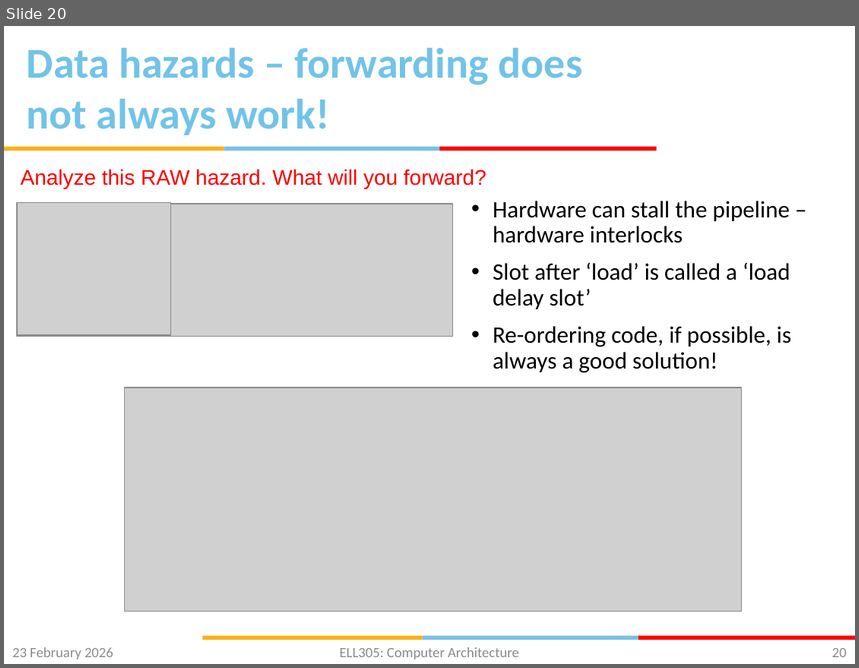
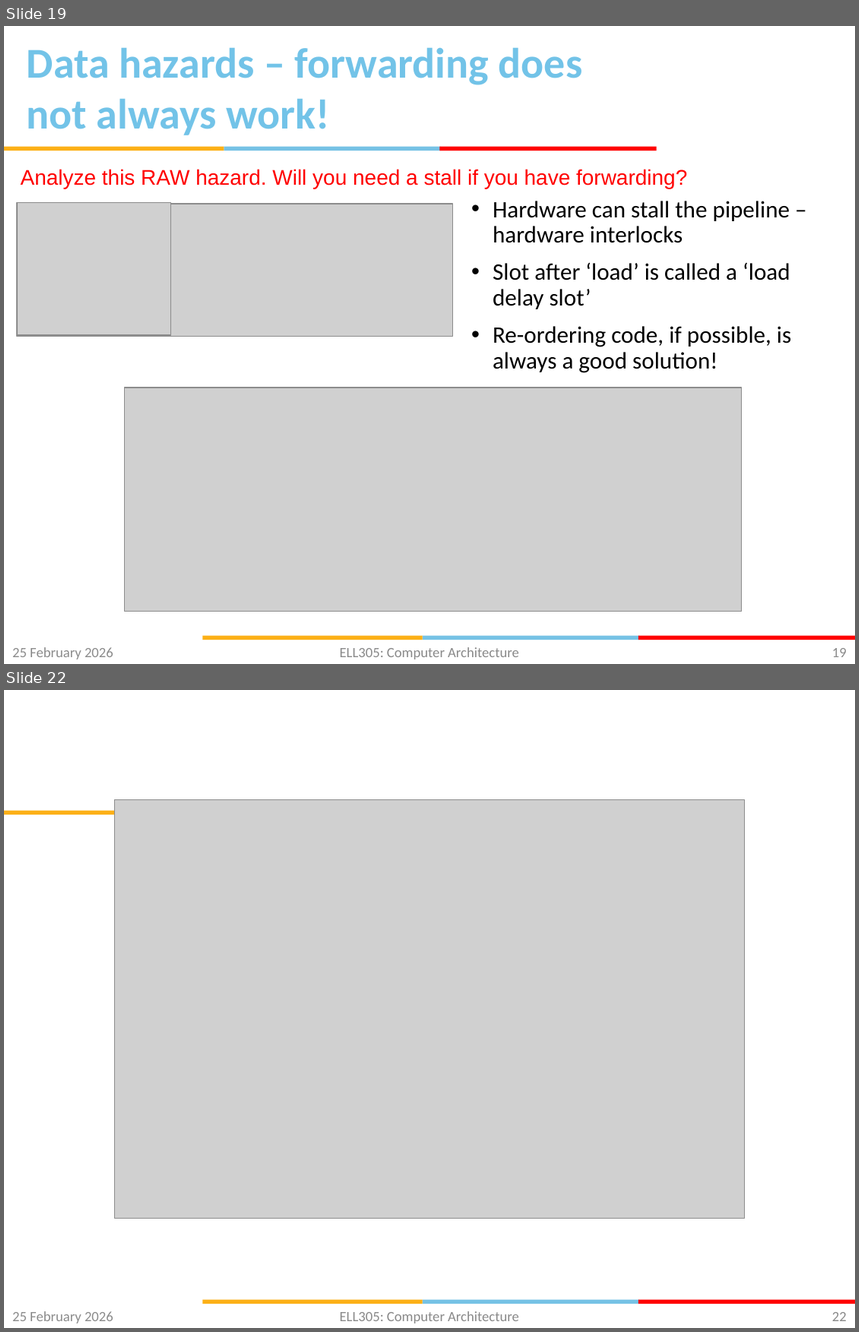
Before and after one commit to gsaurabhr-teaching/csf342-material, a slide deck: Lec-15-19-pipelined-cpu.pptx. Shown one above the other, each under a label of ours: slide 20 before the commit, slides 19 and 22 after it; the slides between them are not shown. The pictures are 859x668 and 859x1332 pixels, drawn with LibreOffice and Linux fonts; fonts in the diff are those of the drawing; grey boxes stand for pictures; background and template pictures are left out. Boxes give left, top, right and bottom in pixels: in the first picture for what was removed or moved away, otherwise in the second. Text is boxed around its words. In the diff, an @@ line names an element or a change of style, - is before the commit and + after.

Commit message:
hazards

```diff
--- a/Lec-15-19-pipelined-cpu.pptx
+++ b/Lec-15-19-pipelined-cpu.pptx
@@ slide 22 added at box(4, 690, 855, 1328), background #FFFFFF; not listed: 4 template elements that a slide beside it also shows @@
@@ picture added at box(115, 799, 744, 1219) @@
@@ text added at box(12, 1312, 113, 1324), 12 pt, text #8C8C8C @@
+25 February 2026
@@ text added at box(340, 1312, 519, 1324), 12 pt, text #898989 @@
+ELL305: Computer Architecture
@@ page number added at box(832, 1312, 847, 1322), 12 pt, text #898989 @@
+22
@@ what was slide 20 is now slide 19 @@
@@ slide 19 changed as well @@
@@ text at box(21, 169, 687, 189): text changed @@
-Analyze this RAW hazard. What will you forward?
+Analyze this RAW hazard. Will you need a stall if you have forwarding?
@@ text at box(12, 648, 113, 660): text changed @@
-23 February 2026
+25 February 2026
@@ page number at box(832, 648, 847, 658): text changed @@
-20
+19
```
Also in this commit, not shown: 17 other slides changed, 2 other slides added, 1 slide removed.
